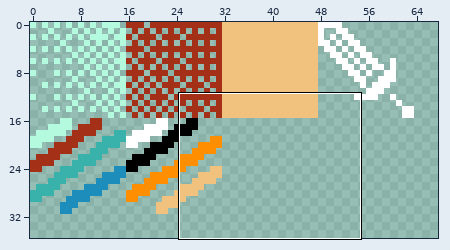
Pixel-art file: resources/nightfall.aseprite. The first picture is a wide view before the edit; the outline marks the close-up.
Close-up. The starting point:
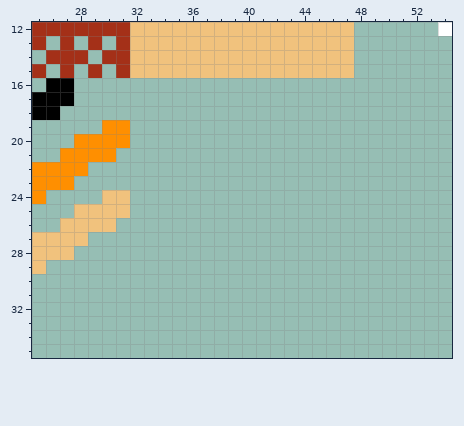
320x192 pixels, 1 frame. Shown: x 25..54, y 12..35. The wide view leaves out empty margins.
Now the later version:
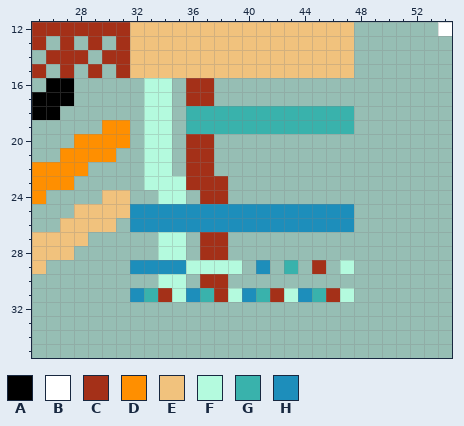
Palette (. is transparent): A #000000  B #ffffff  C #a43018  D #ff8f00  E #f1c27d  F #b4fade  G #39b2ac  H #1d8ebb
Difference:
{"where": "layer \"Sprites\""}
{"y":16,"x":33,"old":"..","new":"FF"}
{"y":16,"x":36,"old":"..","new":"CC"}
{"y":17,"x":33,"old":"..","new":"FF"}
{"y":17,"x":36,"old":"..","new":"CC"}
{"y":18,"x":33,"old":"..","new":"FF"}
{"y":18,"x":36,"old":"............","new":"GGGGGGGGGGGG"}
{"y":19,"x":33,"old":"..","new":"FF"}
{"y":19,"x":36,"old":"............","new":"GGGGGGGGGGGG"}
{"y":20,"x":33,"old":"..","new":"FF"}
{"y":20,"x":36,"old":"..","new":"CC"}
{"y":21,"x":33,"old":"..","new":"FF"}
{"y":21,"x":36,"old":"..","new":"CC"}
{"y":22,"x":33,"old":"..","new":"FF"}
{"y":22,"x":36,"old":"..","new":"CC"}
{"y":23,"x":33,"old":"......","new":"FFFCCC"}
{"y":24,"x":34,"old":"..","new":"FF"}
{"y":24,"x":37,"old":"..","new":"CC"}
{"y":25,"x":32,"old":"................","new":"HHHHHHHHHHHHHHHH"}
{"y":26,"x":32,"old":"................","new":"HHHHHHHHHHHHHHHH"}
{"y":27,"x":34,"old":"..","new":"FF"}
{"y":27,"x":37,"old":"..","new":"CC"}
{"y":28,"x":34,"old":"..","new":"FF"}
{"y":28,"x":37,"old":"..","new":"CC"}
{"y":29,"x":32,"old":"........","new":"HHHHFFFF"}
{"y":29,"x":41,"old":".","new":"H"}
{"y":29,"x":43,"old":".","new":"G"}
{"y":29,"x":45,"old":".","new":"C"}
{"y":29,"x":47,"old":".","new":"F"}
{"y":30,"x":34,"old":"..","new":"FF"}
{"y":30,"x":37,"old":"..","new":"CC"}
{"y":31,"x":32,"old":"................","new":"HGCFHGCFHGCFHGCF"}
